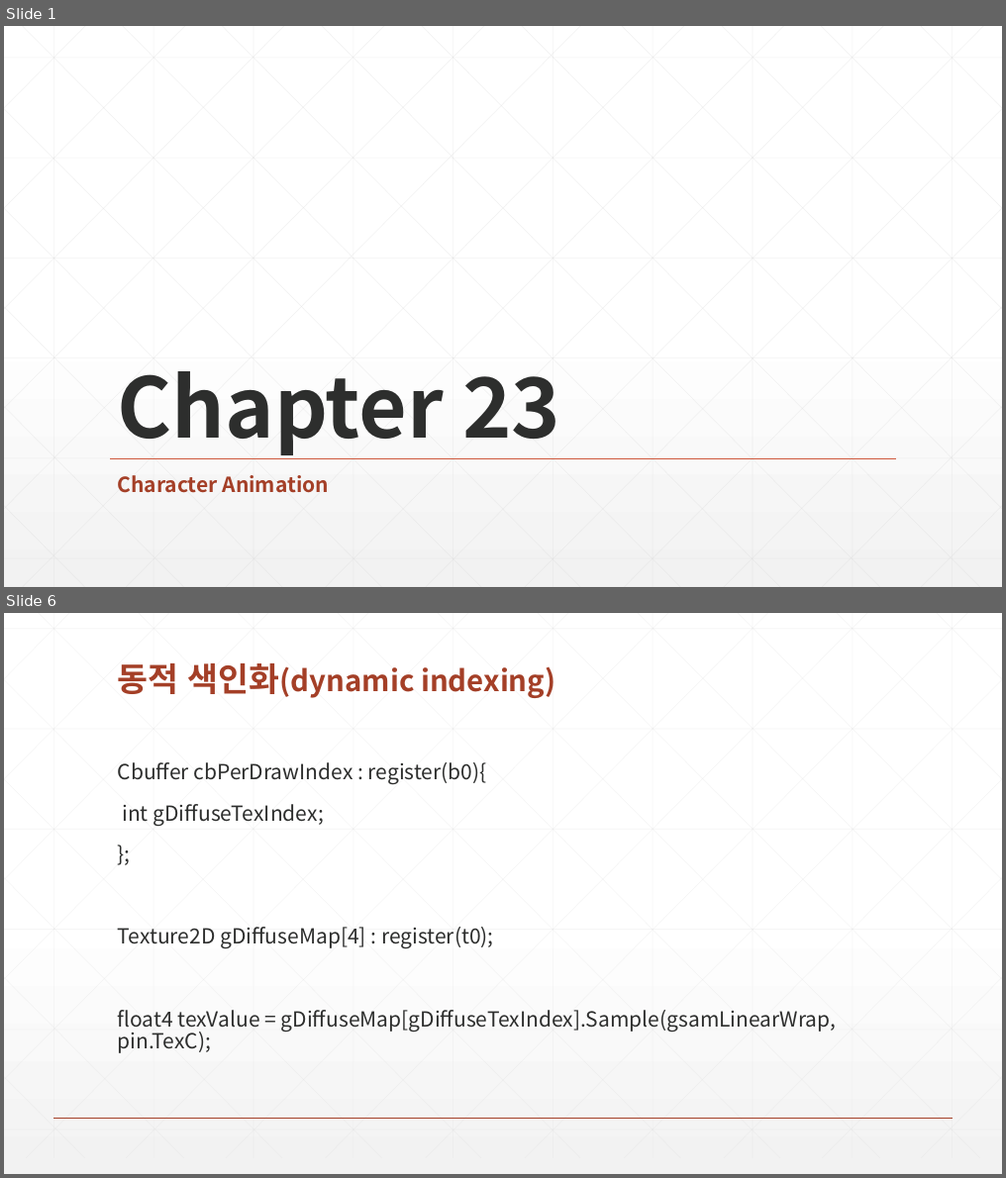
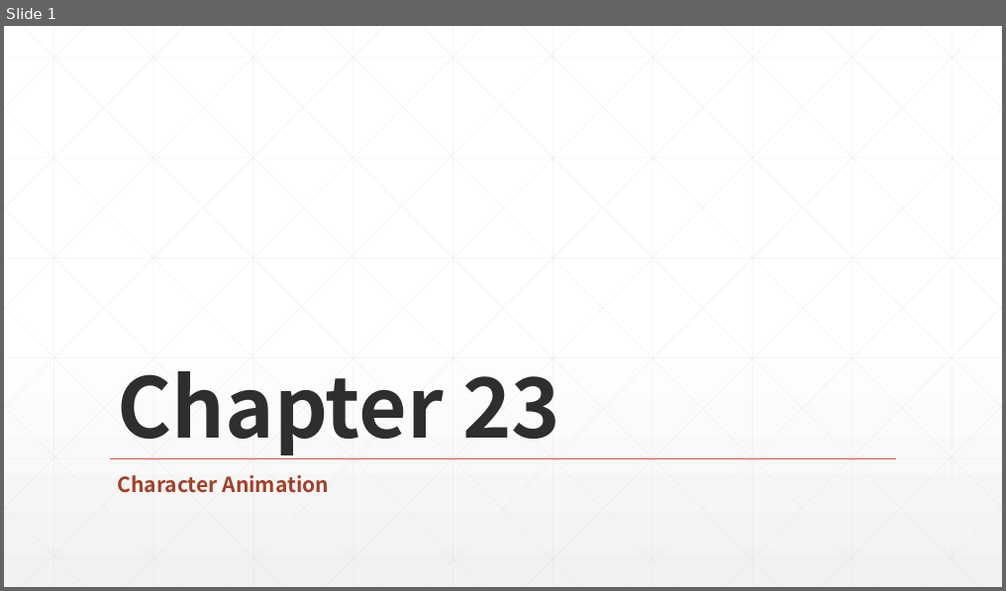
Before and after one commit to earthboom/CodingStudy, a slide deck: Common/Chapter 23 Character Animation.pptx. Shown one above the other, each under a label of ours: slides 1 and 6 before the commit, slide 1 after it; the slides between them are not shown. The pictures are 1006x1178 and 1006x591 pixels, drawn with LibreOffice and Linux fonts; fonts in the diff are those of the drawing. Boxes give left, top, right and bottom in pixels: in the first picture for what was removed or moved away, otherwise in the second. Text is boxed around its words. In the diff, an @@ line names an element or a change of style, - is before the commit and + after.

```diff
--- a/Common/Chapter 23 Character Animation.pptx
+++ b/Common/Chapter 23 Character Animation.pptx
@@ slide 6 removed at bbox=[4, 613, 1002, 1174], background gradient #FFFFFF to #F2F2F2 @@
@@ title removed at bbox=[118, 663, 555, 698] @@
-동적 색인화(dynamic indexing)
@@ text removed at bbox=[118, 762, 837, 1054] @@
-Cbuffer cbPerDrawIndex : register(b0){
-int gDiffuseTexIndex;
-};
-Texture2D gDiffuseMap[4] : register(t0);
-float4 texValue = gDiffuseMap[gDiffuseTexIndex].Sample(gsamLinearWrap, pin.TexC);
@@ group removed at bbox=[4, 613, 1002, 1158]: 46 lines @@
@@ line removed from (54, 1118) to (952, 1118) @@
```
Also in this commit, not shown: 10 slides added, 6 other slides removed.
